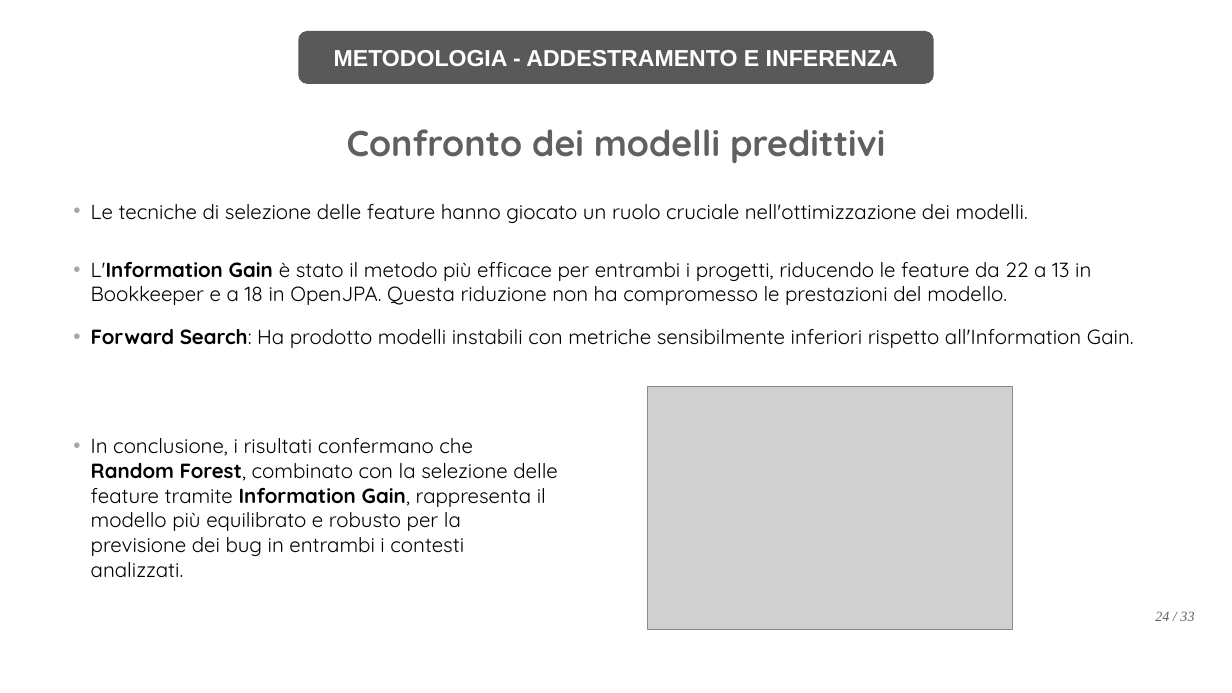
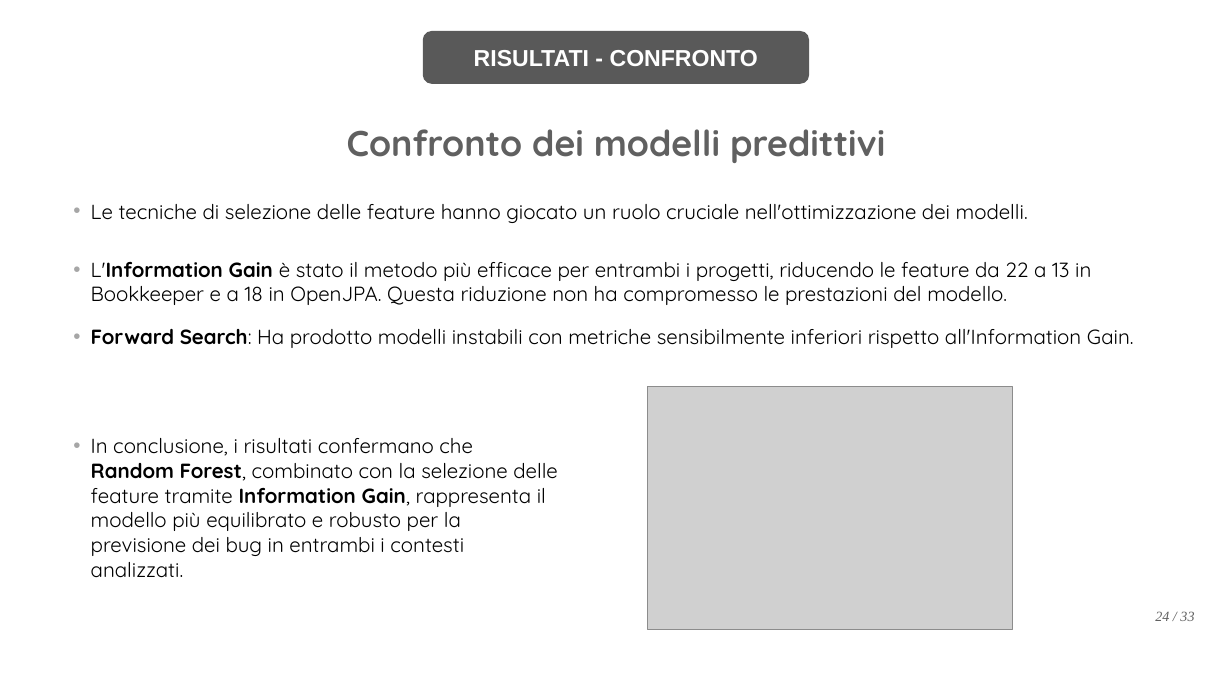
Before and after one commit to F-masci/isw2-prediction, a slide deck: slide 24 of report/Presentazione_Masci_Francesco_0365258.pptx. Drawn at 1232x693 pixels with LibreOffice and Linux fonts; fonts in the diff are those of the drawing; grey boxes stand for pictures; background and template pictures are left out. Boxes give left, top, right and bottom in pixels: in the first picture for what was removed or moved away, otherwise in the second. Text is boxed around its words. In the diff, an @@ line names an element or a change of style, - is before the commit and + after.

```diff
--- a/report/Presentazione_Masci_Francesco_0365258.pptx
+++ b/report/Presentazione_Masci_Francesco_0365258.pptx
@@ rounded rectangle removed at bbox=[299, 31, 934, 84] @@
-METODOLOGIA - ADDESTRAMENTO E INFERENZA
@@ rounded rectangle added at bbox=[423, 31, 810, 84], fill #595959, 18 pt, text #FFFFFF, bold @@
+RISULTATI - CONFRONTO
```
Also in this commit, not shown: 5 other slides changed, 3 other files.
